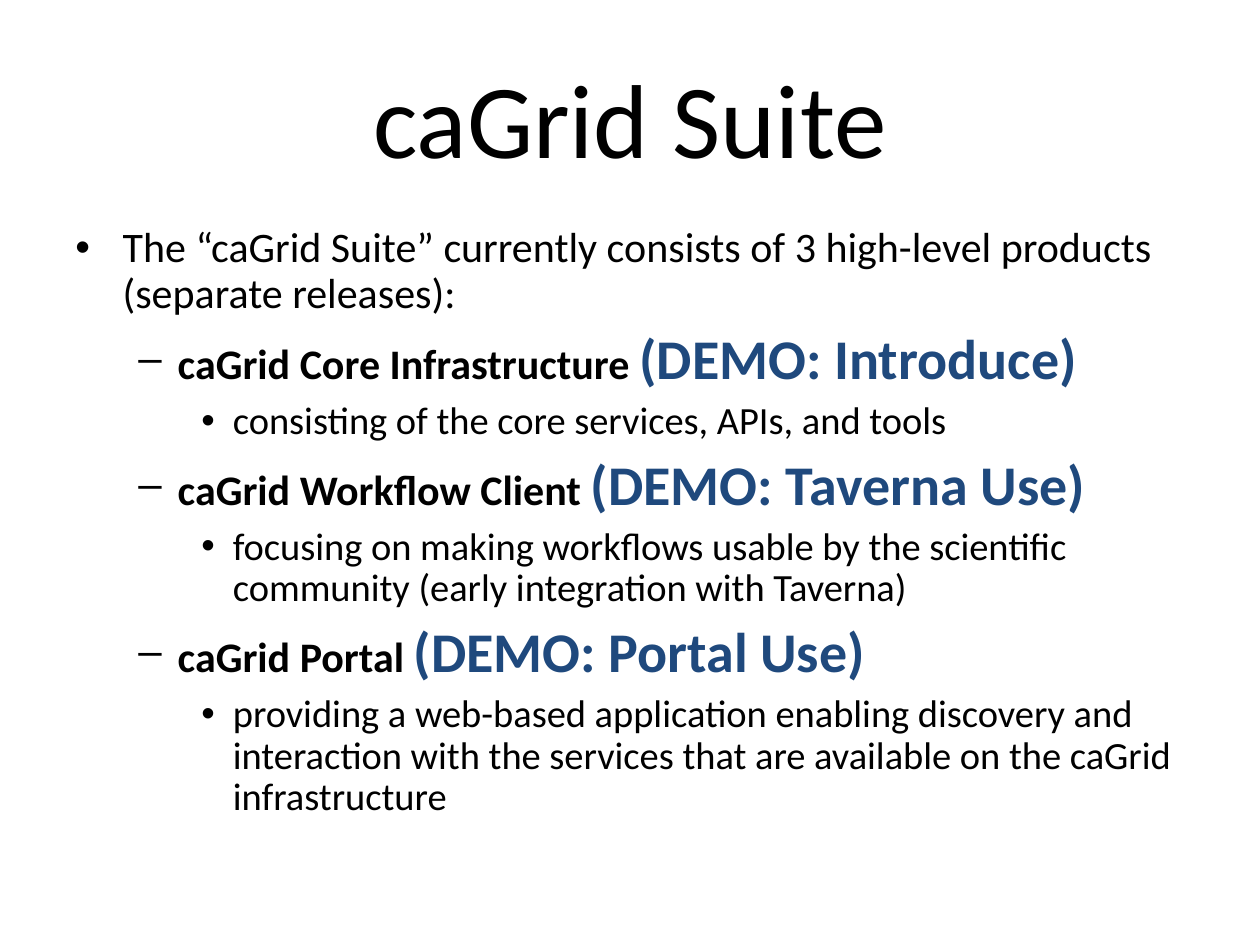
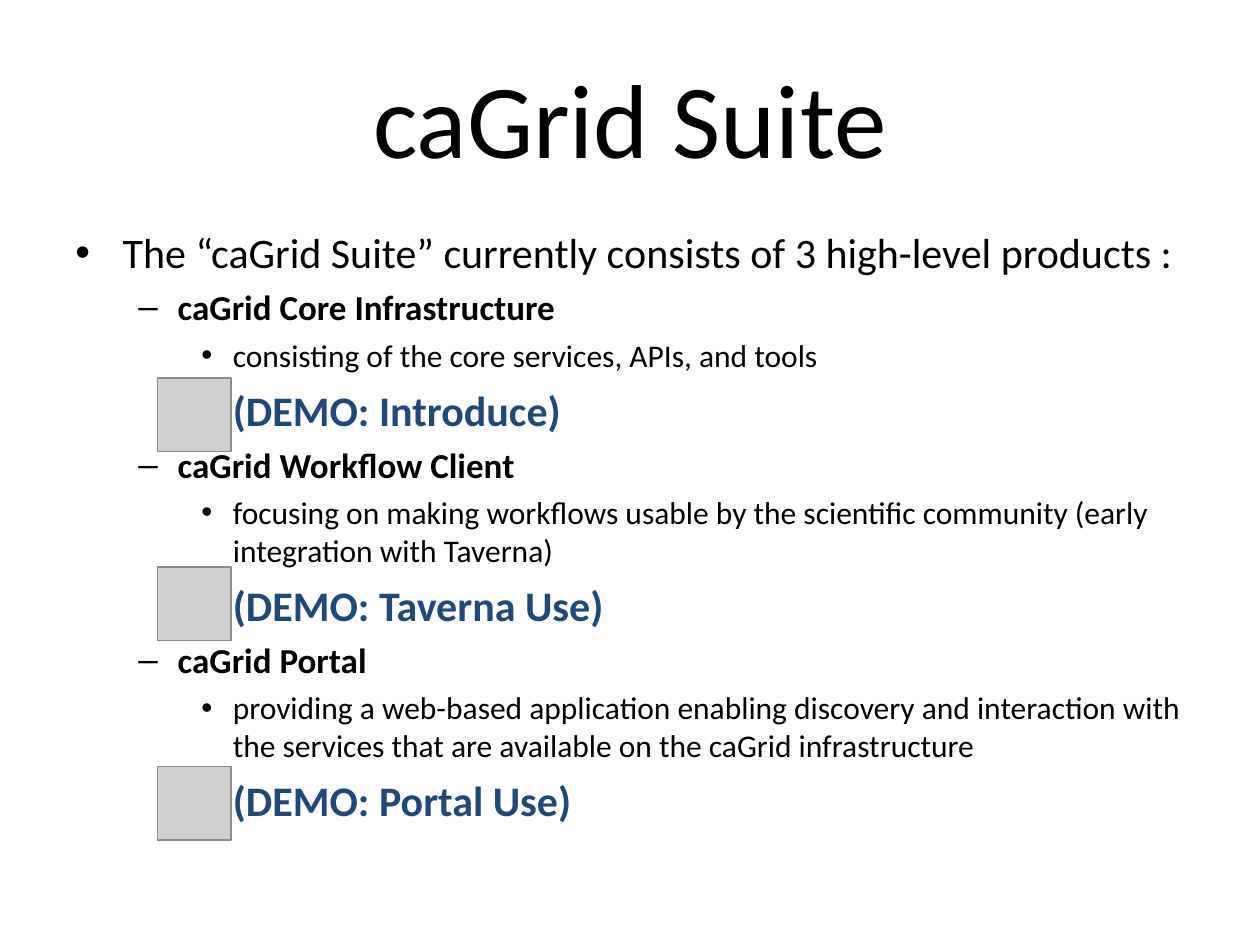
Before and after one commit to NCIP/cagrid-docs, a slide deck: slide 4 of presentations/2008_AnnualMeeting/demos/cagrid_worlds_fair_intro.ppt (slide 3 before the commit). Drawn at 1260x945 pixels with LibreOffice and Linux fonts; fonts in the diff are those of the drawing; grey boxes stand for pictures; background and template pictures are left out. Boxes give left, top, right and bottom in pixels: in the first picture for what was removed or moved away, otherwise in the second. Text is boxed around its words. In the diff, an @@ line names an element or a change of style, - is before the commit and + after.

```diff
--- a/presentations/2008_AnnualMeeting/demos/cagrid_worlds_fair_intro.ppt
+++ b/presentations/2008_AnnualMeeting/demos/cagrid_worlds_fair_intro.ppt
@@ text at [123,238,1151,321]: text changed @@
-• The “caGrid Suite” currently consists of 3 high-level products (separate releases):
-  – caGrid Core Infrastructure (DEMO: Introduce)
+• The “caGrid Suite” currently consists of 3 high-level products :
+  – caGrid Core Infrastructure
@@ text at [233,345,1180,758]: size 22 to 18 pt in "consisting of the core services, APIs, and ...", "focusing on making workflows usable by the ...", "providing a web-based application enabling discovery and ..."; line spacing 0.9 to 1; less space between paragraphs @@
@@ picture added at [158,378,231,451] @@
@@ text at [178,395,561,479]: text changed; size 24 to 20 pt @@
-  – caGrid Workflow Client (DEMO: Taverna Use)
+    • (DEMO: Introduce)
+  – caGrid Workflow Client
@@ picture added at [158,567,231,640] @@
@@ text at [178,590,603,674]: text changed; size 32 to 24 pt @@
-  – caGrid Portal (DEMO: Portal Use)
+    • (DEMO: Taverna Use)
+  – caGrid Portal
@@ picture added at [158,766,231,839] @@
@@ text at [233,785,571,822]: paragraph added @@
+    • (DEMO: Portal Use)
```
Also in this commit, not shown: 2 other slides changed, 1 slide added.
